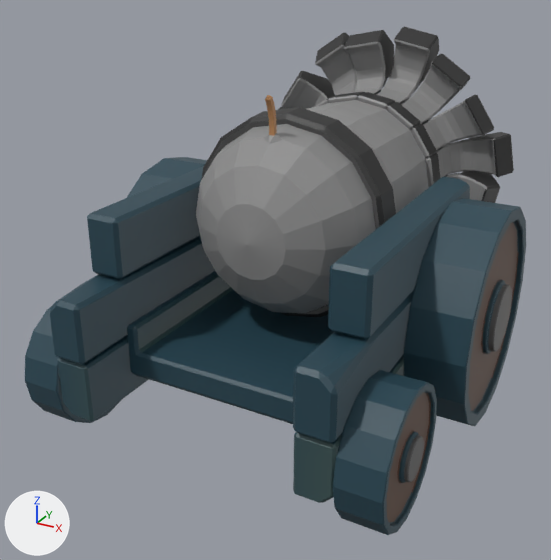
One commit to the FBX model Assets/Art/Models/Weapons/Cannons/ClusterCannon.fbx: the scene before it, then after it.
The view is the same before and after, from a camera (50 mm lens) standing at (3.48, -6.69, 4.71) and looking at (-0.23, 0.07, 1.33). Every picture has the same lights, and +X, +Y and +Z are marked at lower left. Where no turn or scale is listed for an object, it has been applied to the vertices. Vertices at the same position are counted once.

The first picture shows 'Cannon_Back', 'Cannon_Front', 'Cannon_Front.013', 'Cannon_Platform', 'Wheels'.
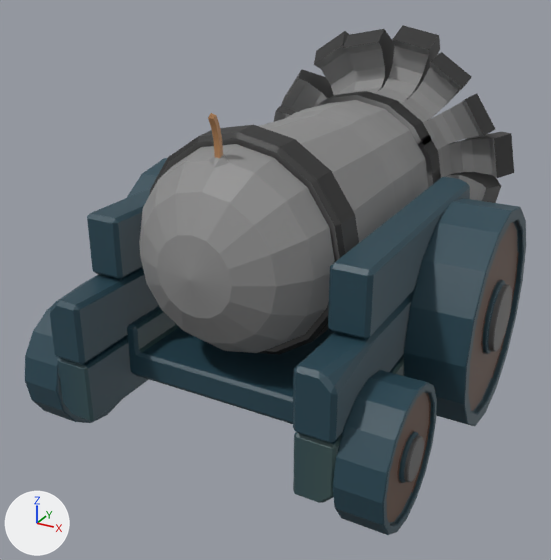
Where the newer file only moved an object's origin or applied its transform, the numbers keep the older frame.

What differs and where, as boxes [x1, y1, x2, y2] in the pictures (551 x 560 px; the box of a moved part takes in the faces that stretch with it):
'Cannon_Back', mesh moved
    before: [196, 95, 376, 313]
    after: [139, 113, 335, 353]
'Cannon_Front', reshaped (23% wider, 17% taller)
    before: [201, 100, 429, 317]
    after: [149, 100, 429, 355]
'Cannon_Front.013', reshaped, turned, rescaled
    before: [278, 27, 514, 203]
    after: [274, 25, 514, 203]
part 1 of me_sphere_020, added
    after: [274, 25, 514, 203]
part 3 of me_sphere_018, moved or reshaped
    before: [201, 107, 397, 317]
    after: [149, 115, 397, 355]

The edits, one by one:
me_sphere_019 has 217 vertices, 233 faces and spans x -0.99..0.99, y -0.82..0.0, z 0.01..2.33.
me_sphere_019 is used by ob_cannon_back; location (0.0, -0.1, 1.12).
me_sphere_019 part 2: the whole mesh is moved by (0.0, -0.95, 0.0).
me_sphere_018 has 288 vertices, 288 faces and spans x -1.11..1.11, y 0.0..1.8, z -1.11..1.11.
me_sphere_018 is used by ob_cannon_front; location (0.0, -0.15, 2.12).
me_sphere_018 part 3: all 160 vertices in x -1.11..1.11, y 0.0..0.35, z -1.11..1.11 are moved by (0.0, -0.92, 0.0).
me_sphere_020 is used by ob_cannon_front_013; location (0.0, -0.15, 2.12); rotation (-1.571, 1.571, 0.0), in degrees (-90, 90, 0).
me_sphere_020 had 1539 vertices, 1469 faces and spanned x -1.66..1.74, y -1.65..1.78, z 1.74..3.22.
me_sphere_020 now has 515 vertices, 788 faces and spans x -175.5..167.97, y 173.29..322.46, z -166.83..179.41.
me_sphere_020 part 1: 515 vertices added at x -175.5..167.97, y 173.29..322.46, z -166.83..179.41.
Object 'Cannon_Front.013' (ob_cannon_front_013) turns from (-90, 90, 0) to (0, -90, 0) degrees about x, y and z.
Object 'Cannon_Front.013' (ob_cannon_front_013) is rescaled from (1.0, 1.0, 1.0) to (0.01, 0.01, 0.01).
